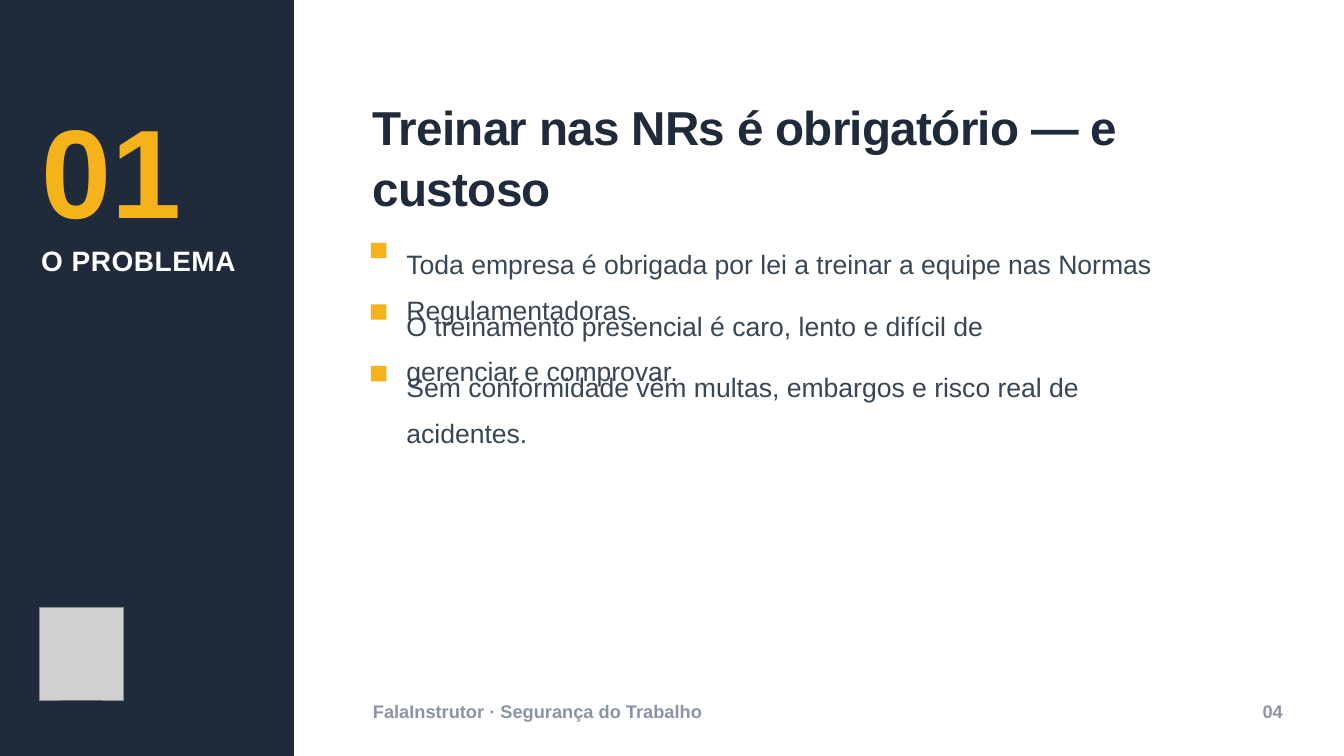
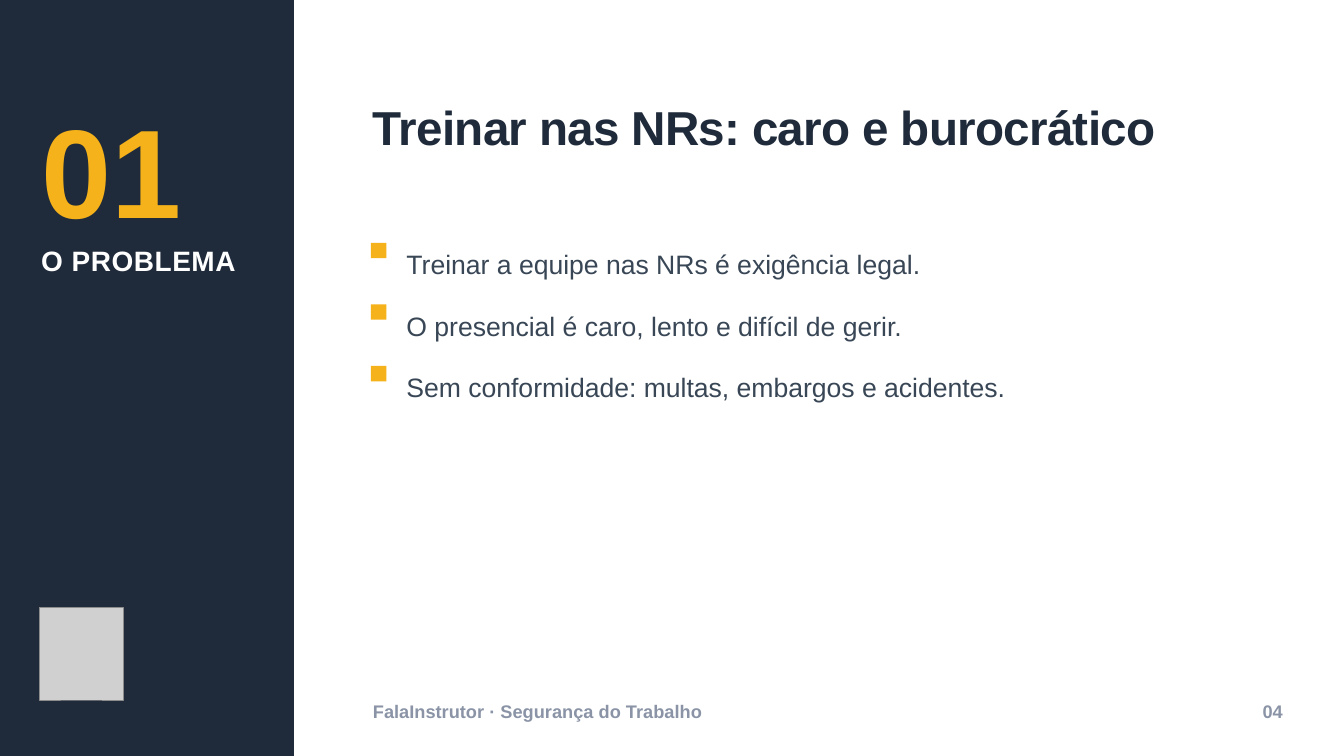
Before and after one commit to Adriano2/FALAINSTRUTOR-UNIFICADO, a slide deck: slide 4 of docs/FalaInstrutor-Pitch.pptx. Drawn at 1344x756 pixels with LibreOffice and Linux fonts; fonts in the diff are those of the drawing; grey boxes stand for pictures. Boxes give left, top, right and bottom in pixels: in the first picture for what was removed or moved away, otherwise in the second. Text is boxed around its words. In the diff, an @@ line names an element or a change of style, - is before the commit and + after.

```diff
--- a/docs/FalaInstrutor-Pitch.pptx
+++ b/docs/FalaInstrutor-Pitch.pptx
@@ text at bbox=[373, 110, 1156, 146]: text changed @@
-Treinar nas NRs é obrigatório — e custoso
+Treinar nas NRs: caro e burocrático
@@ text at bbox=[406, 254, 920, 280]: text changed @@
-Toda empresa é obrigada por lei a treinar a equipe nas Normas Regulamentadoras.
+Treinar a equipe nas NRs é exigência legal.
@@ text at bbox=[406, 316, 902, 341]: text changed @@
-O treinamento presencial é caro, lento e difícil de gerenciar e comprovar.
+O presencial é caro, lento e difícil de gerir.
@@ text at bbox=[406, 377, 1005, 403]: text changed @@
-Sem conformidade vêm multas, embargos e risco real de acidentes.
+Sem conformidade: multas, embargos e acidentes.
```
Also in this commit, not shown: 5 other slides changed.
